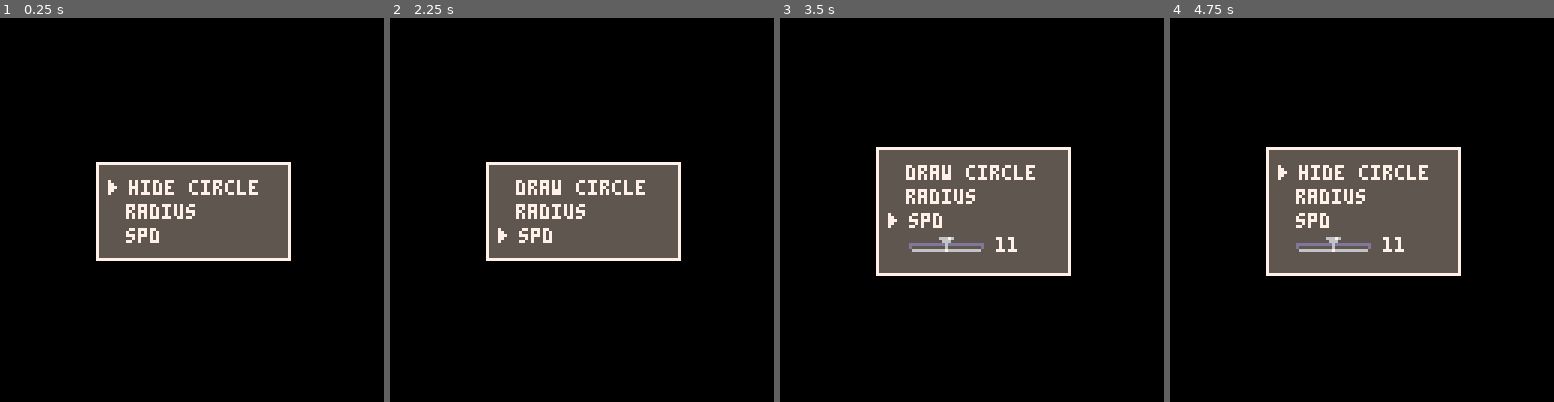
Above: before the commit, frames 1-4 (left to right).
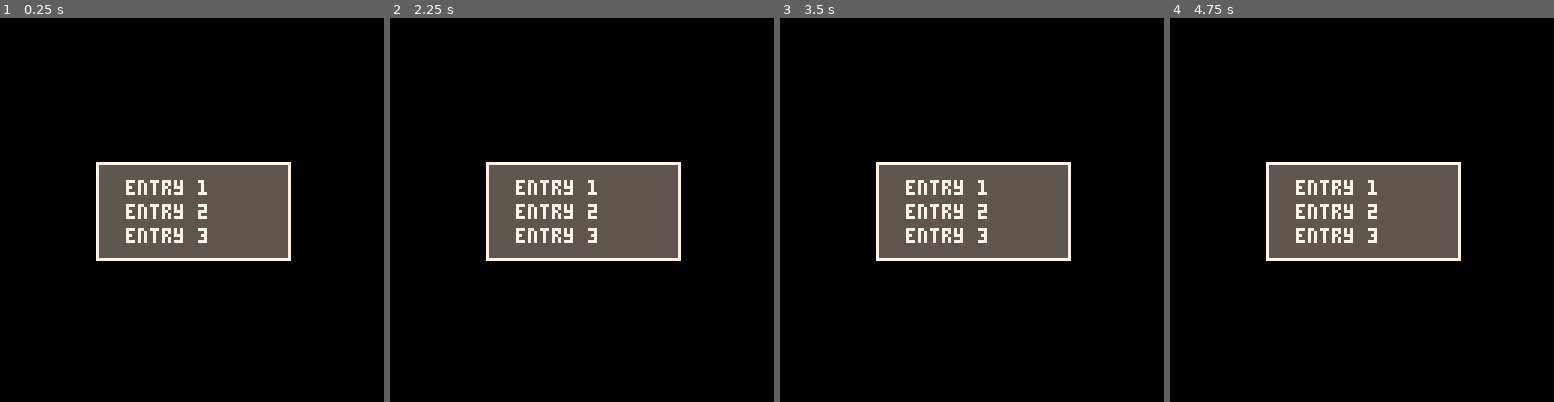
Above: after the commit, the same moments.

Repository: wesen/carts
Game: PICO-8 cartridge menusystem/menusystem.p8
Two runs of this game, one before a commit and one after it. Both use one fixed random seed, a clock stepped at 60 frames per second and the inputs below.
Inputs:
- Up to frame 1 (0.25 s): no input
- Up to frame 2 (2.25 s): tap X (X key) at 0.33, 1.07, 1.85 s; hold Right 1.6-2.1 s; hold Up from 2.15 s (still down)
- Up to frame 3 (3.5 s): release Up at 2.42 s; hold Right 2.47-3.03 s; tap X (X key) at 2.97 s; hold Left from 3.08 s (still down)
- Up to frame 4 (4.75 s): release Left at 3.58 s; hold Down 3.63-3.97 s; hold Right 4.02-4.68 s; tap X (X key) at 4.08 s; hold Up from 4.73 s (still down)

The runs differ from the first frame. In frame 1, 1.3% of the frame differs, in the area x 28-68%, y 42-59%; in frame 2, 1.2%; in frame 3, 7.2%, in the area x 25-76%, y 33-68%; in frame 4, 7.2%.

Commit message:
Menusystem blog post step 3

Diff:
--- a/menusystem/menu.lua
+++ b/menusystem/menu.lua
@@ -1,3 +1,4 @@
+--[[
 cls_menu=class(function(self)
   self.entries={}
   self.current_entry=1
@@ -109,3 +110,4 @@
   if (btnp(1)) self.value=min(self.max,self.value+self.inc)
   if (self.callback!=nil) self.callback(self.value)
 end
+--]]
--- a/menusystem/menusystem.lua
+++ b/menusystem/menusystem.lua
@@ -2,8 +2,47 @@
 --#include menu
 --#include helpers
 
+cls_menu=class(function(self)
+ self.entries={}
+end)
+function cls_menu:update() end
+function cls_menu:draw()
+  local h=8
+  for entry in all(self.entries) do h+=8 end
+  local w=64
+  local left=64-w/2
+  local right=64+w/2
+  local top=64-h/2
+  local bottom=64+h/2
+  rectfill(left,top,right,bottom,5)
+  rect(left,top,right,bottom,7)
+  top+=6
+  local y=top
+  for entry in all(self.entries) do
+    print(entry,left+10,y)
+    y+=8
+  end
+end
+
+function cls_menu:add(text)
+  add(self.entries,text)
+end
+
 local menu=cls_menu.init()
+menu:add("entry 1")
+menu:add("entry 2")
+menu:add("entry 3")
 
+function _update()
+  menu:update()
+end
+
+function _draw()
+  cls()
+  menu:draw()
+end
+
+--[[
 local radius=1
 local spd=2
 local pos_x=1
@@ -43,3 +82,5 @@
  if (draw_circle) circfill(pos_x,64,radius,8)
  if (menu.visible) menu:draw()
 end
+
+]]
--- a/menusystem/menusystem.p8
+++ b/menusystem/menusystem.p8
@@ -18,6 +18,7 @@
  return setmetatable(c,{__index=parent})
 end
 
+--[[
 cls_menu=class(function(self)
   self.entries={}
   self.current_entry=1
@@ -129,6 +130,7 @@
   if (btnp(1)) self.value=min(self.max,self.value+self.inc)
   if (self.callback!=nil) self.callback(self.value)
 end
+--]]
 
 function tidx_inc(idx,n)
   return (idx%n)+1
@@ -139,8 +141,47 @@
 end
 
 
+cls_menu=class(function(self)
+ self.entries={}
+end)
+function cls_menu:update() end
+function cls_menu:draw()
+  local h=8
+  for entry in all(self.entries) do h+=8 end
+  local w=64
+  local left=64-w/2
+  local right=64+w/2
+  local top=64-h/2
+  local bottom=64+h/2
+  rectfill(left,top,right,bottom,5)
+  rect(left,top,right,bottom,7)
+  top+=6
+  local y=top
+  for entry in all(self.entries) do
+    print(entry,left+10,y)
+    y+=8
+  end
+end
+
+function cls_menu:add(text)
+  add(self.entries,text)
+end
+
 local menu=cls_menu.init()
-
+menu:add("entry 1")
+menu:add("entry 2")
+menu:add("entry 3")
+
+function _update()
+  menu:update()
+end
+
+function _draw()
+  cls()
+  menu:draw()
+end
+
+--[[
 local radius=1
 local spd=2
 local pos_x=1
@@ -181,6 +222,8 @@
  if (menu.visible) menu:draw()
 end
 
+]]
+
 __gfx__
 00000000666760000000000000000000000000000000000000000000000000000000000000000000000000000000000000000000000000000000000000000000
 00000000066600000000000000000000000000000000000000000000000000000000000000000000000000000000000000000000000000000000000000000000
